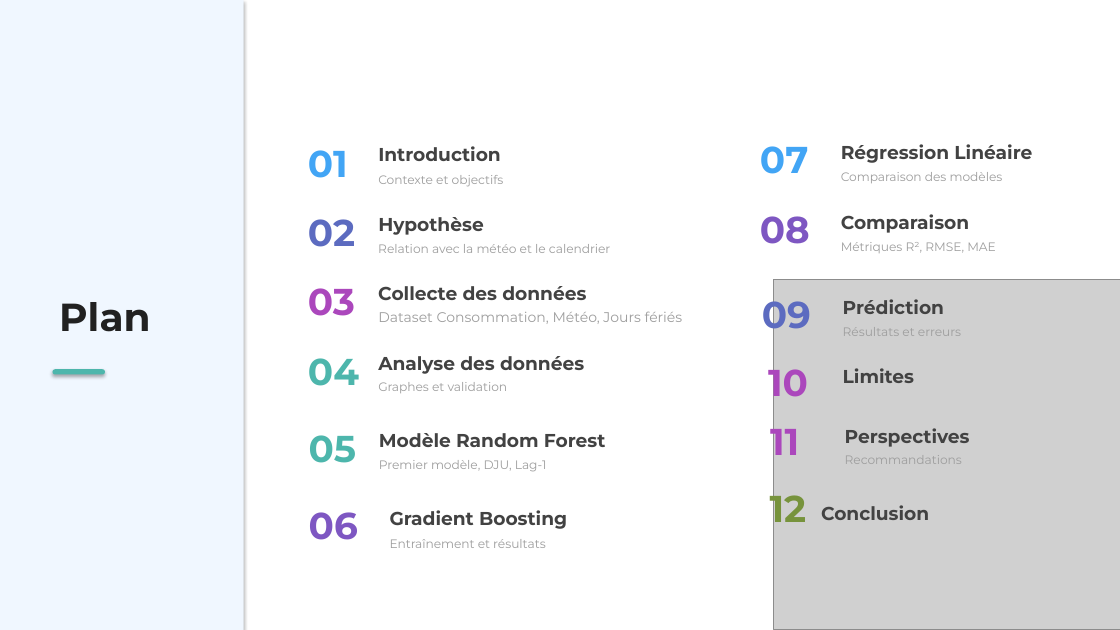
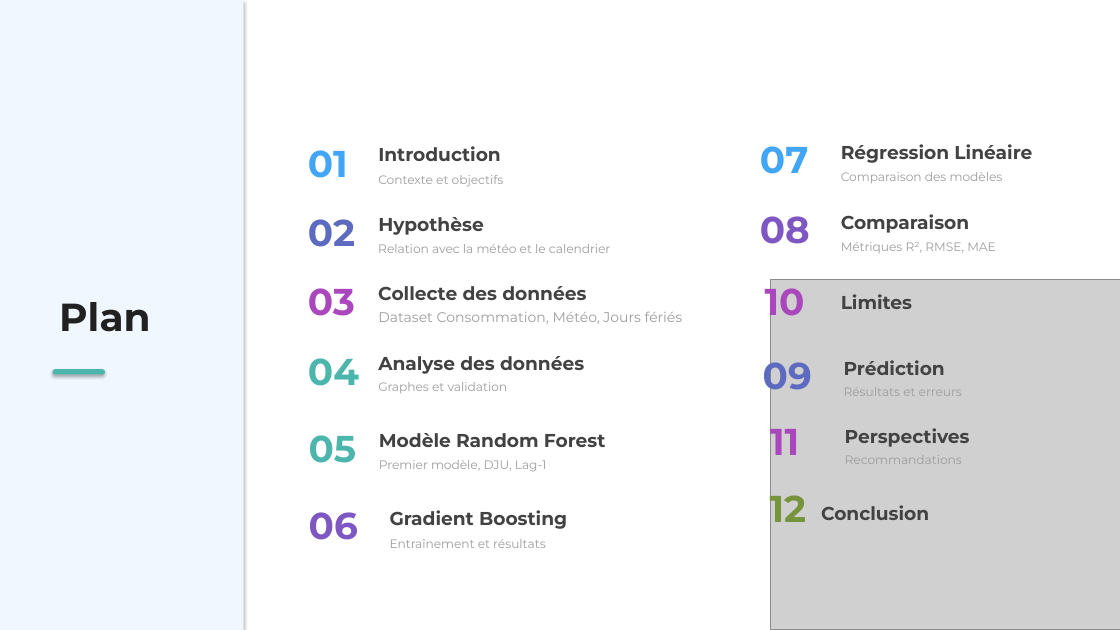
Before and after one commit to ylamkhan/DataScienceProject, a slide deck: slide 2 of Prédiction de la Consommation Électrique.pptx. Drawn at 1120x630 pixels with LibreOffice and Linux fonts; fonts in the diff are those of the drawing; grey boxes stand for pictures; background and template pictures are left out. Boxes give left, top, right and bottom in pixels: in the first picture for what was removed or moved away, otherwise in the second. Text is boxed around its words. In the diff, an @@ line names an element or a change of style, - is before the commit and + after.

```diff
--- a/Prédiction de la Consommation Électrique.pptx
+++ b/Prédiction de la Consommation Électrique.pptx
@@ text "10": place and size @@
-text "10" at (768,360,808,405)
+text "10" at (765,279,805,324)
@@ picture: place and size @@
-picture at (774,280,1120,630)
+picture at (770,280,1120,630)
@@ text "Limites": place and size @@
-text "Limites" at (843,368,914,383)
+text "Limites" at (841,294,912,309)
@@ 3 texts: place and size @@
-3 texts at (762,292,961,337)
+3 texts at (763,353,962,398)
```
Also in this commit, not shown: 3 other slides changed, 1 slide added, 1 other file.
